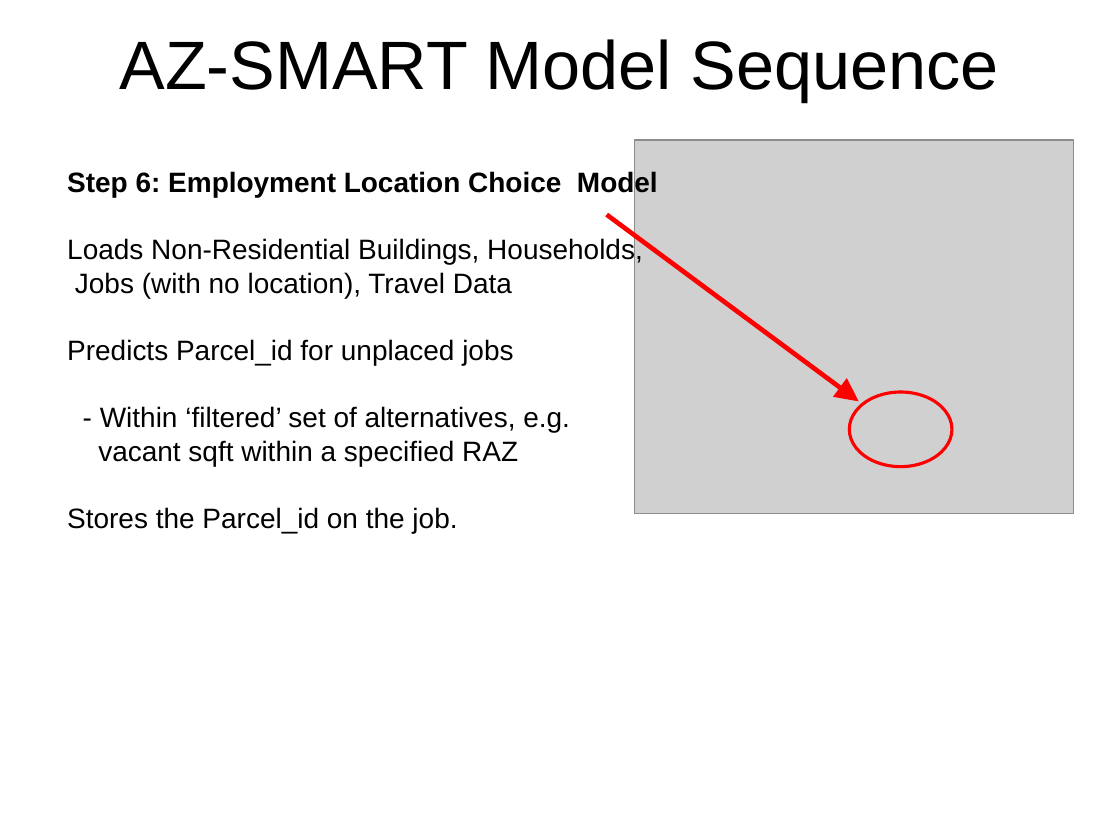
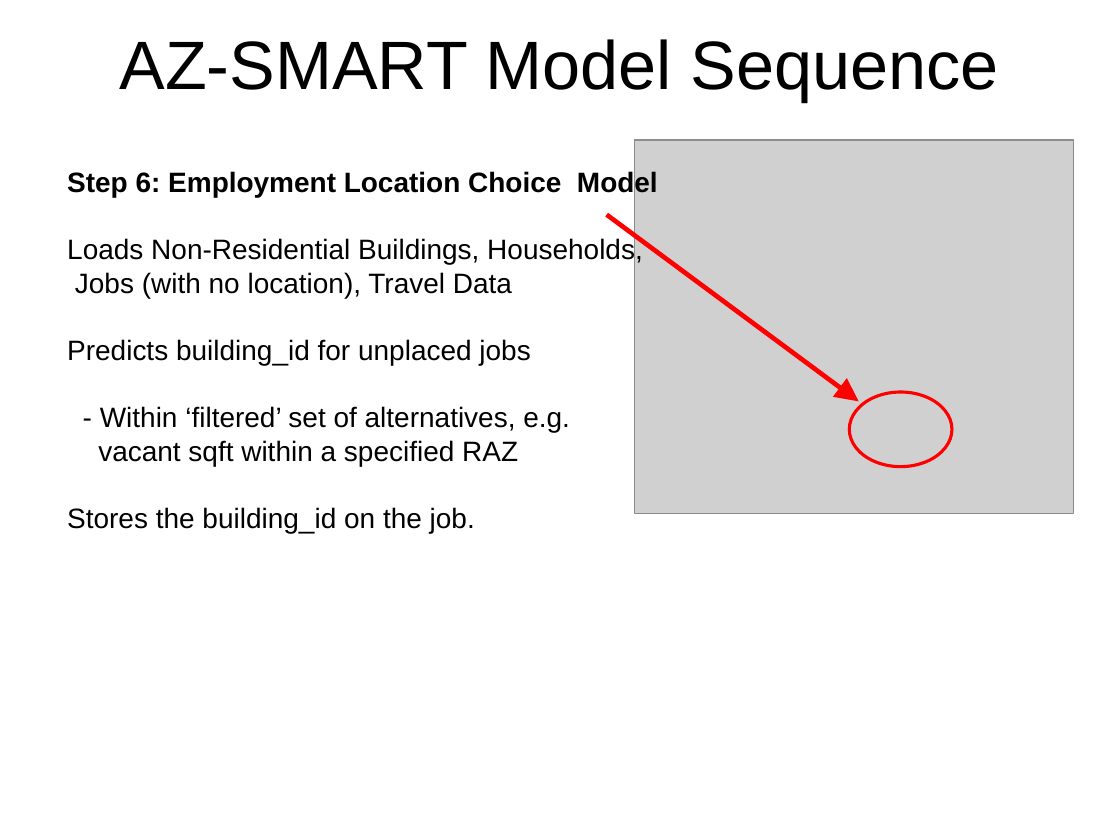
Before and after one commit to psrc/urbansim, a slide deck: slide 12 of az_smart/datamodel/AZ-SMART_model_process.ppt. Drawn at 1120x840 pixels with LibreOffice and Linux fonts; fonts in the diff are those of the drawing; grey boxes stand for pictures. Boxes give left, top, right and bottom in pixels: in the first picture for what was removed or moved away, otherwise in the second. Text is boxed around its words. In the diff, an @@ line names an element or a change of style, - is before the commit and + after.

```diff
--- a/az_smart/datamodel/AZ-SMART_model_process.ppt
+++ b/az_smart/datamodel/AZ-SMART_model_process.ppt
@@ text at [67,339,530,365]: text changed @@
-Predicts Parcel_id for unplaced jobs
+Predicts building_id for unplaced jobs
@@ text at [67,507,475,533]: text changed @@
-Stores the Parcel_id on the job.
+Stores the building_id on the job.
```
Also in this commit, not shown: 1 other slide changed.
